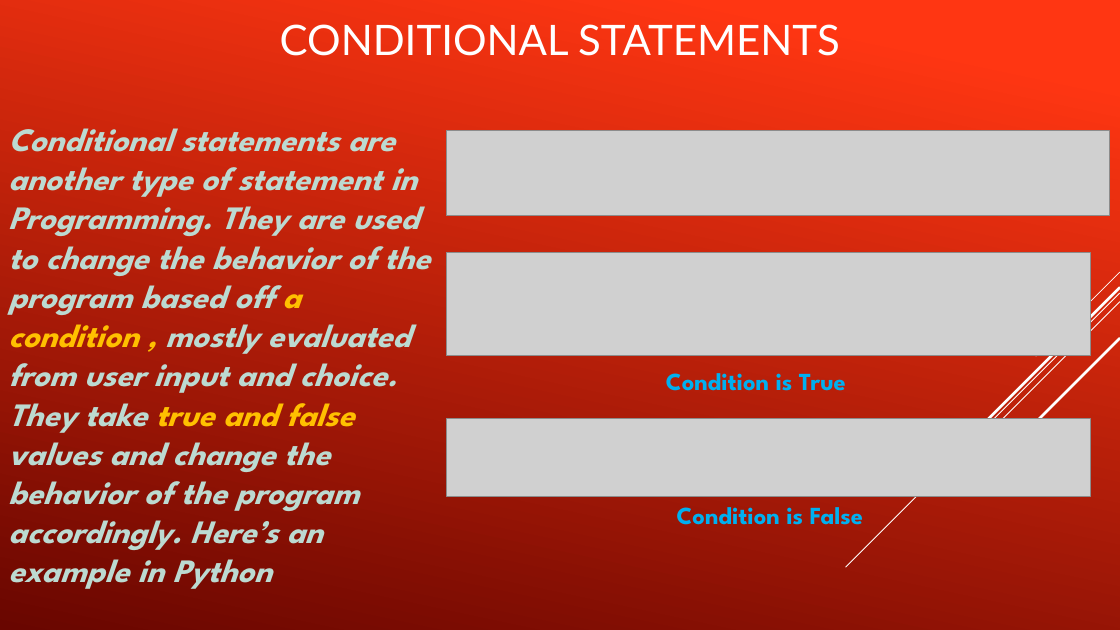
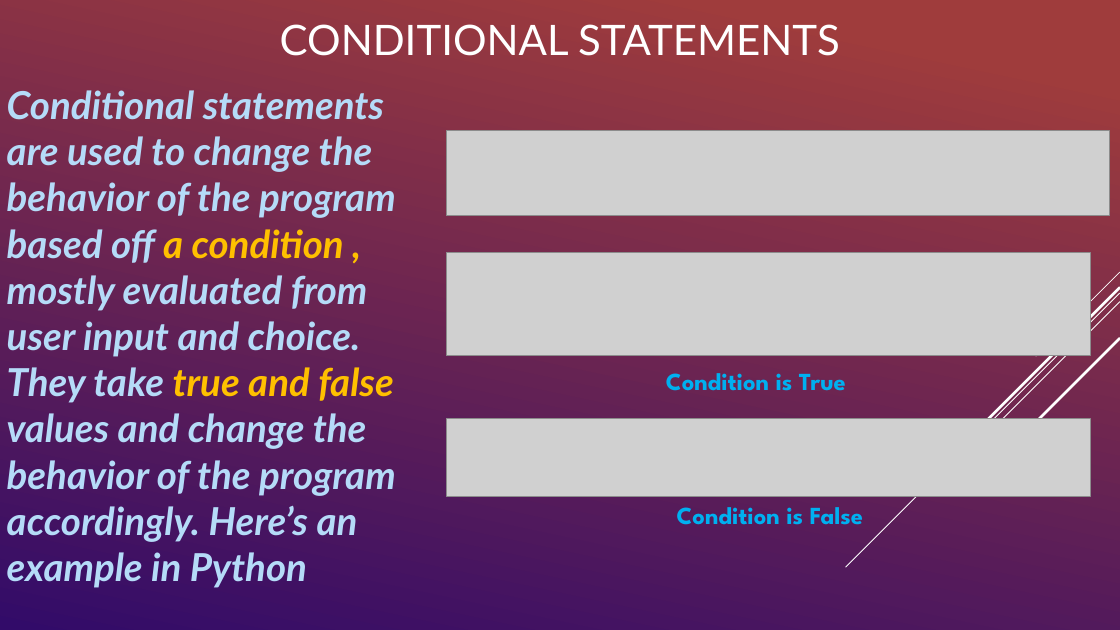
Before and after one commit to AyushisPro2011/Presentation, a slide deck: slide 4 of Presentation.pptx. Drawn at 1120x630 pixels with LibreOffice and Linux fonts; fonts in the diff are those of the drawing; grey boxes stand for pictures. Boxes give left, top, right and bottom in pixels: in the first picture for what was removed or moved away, otherwise in the second. Text is boxed around its words. In the diff, an @@ line names an element or a change of style, - is before the commit and + after.

```diff
--- a/Presentation.pptx
+++ b/Presentation.pptx
@@ background gradient #FF3712 to #6A0600 to gradient #3C9F4A to #330B69 @@
@@ text at [7,90,396,588]: text changed; size 28 to 33 pt; font League Spartan to Lato; text colour #BCDAD1 to #B5DBF8 @@
-Conditional statements are another type of statement in Programming. They are used to change the behavior of the program based off a condition , mostly evaluated from user input and choice. They take true and false values and change the behavior of the program accordingly. Here’s an example in Python
+Conditional statements are used to change the behavior of the program based off a condition , mostly evaluated from user input and choice. They take true and false values and change the behavior of the program accordingly. Here’s an example in Python
```
Also in this commit, not shown: 6 other slides changed, 2 slides added, 1 other file.
